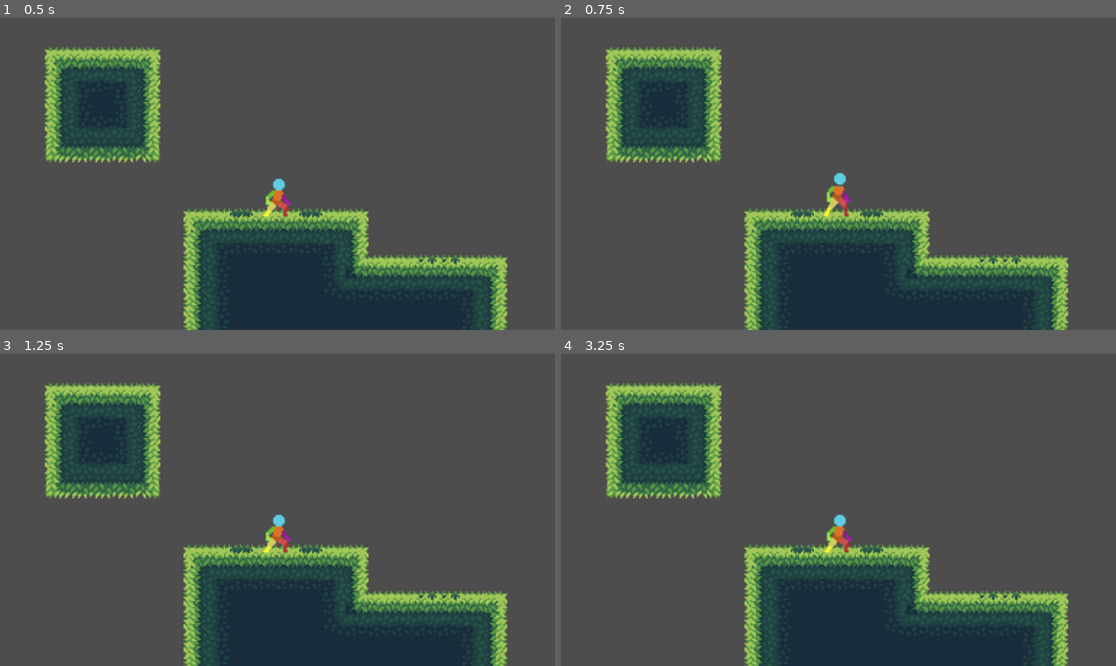
Above: before the commit, frames 1-4 (two rows, left to right).
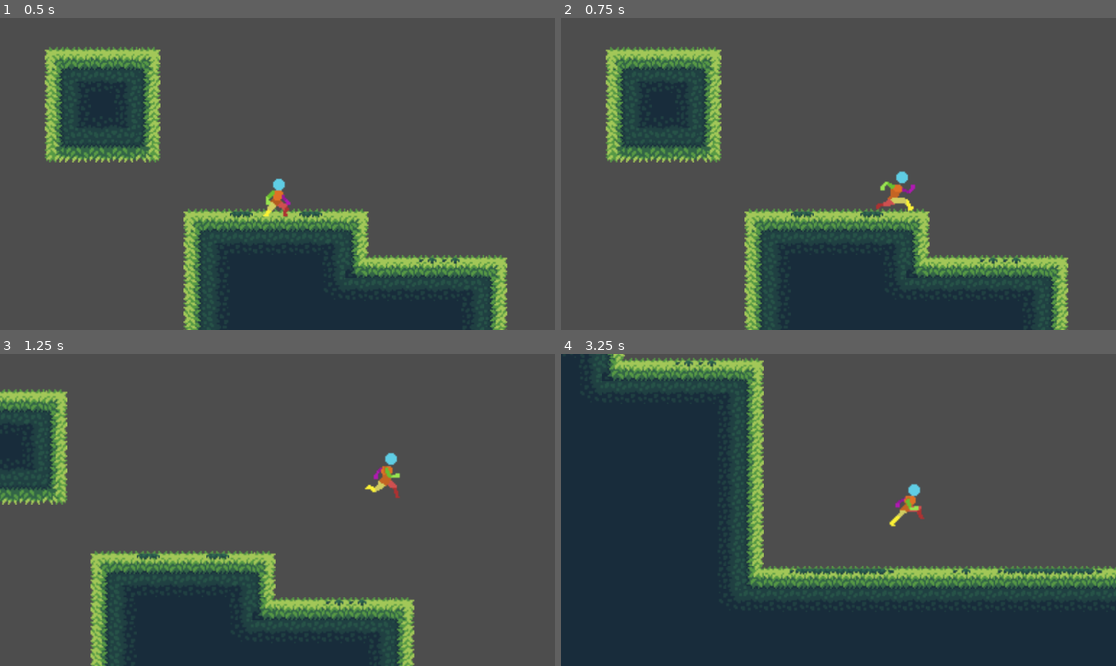
Above: after the commit, the same moments.

Repository: Allus-Interactive/platform-combat-game
Game: Godot game, scene res://scenes/main.tscn
Same seed, same stepped clock (60 frames per second), same inputs: the game is played once before the commit and once after it.
Inputs:
- Up to frame 1 (0.5 s): no input
- Up to frame 2 (0.75 s): tap Enter at 0.5 s; hold D (move_right) from 0.53 s (still down); tap O (roll) at 0.6 s
- Up to frame 3 (1.25 s): keep holding D (move_right); tap Space (jump) at 0.77 s
- Up to frame 4 (3.25 s): tap F (toggle_weapon) at 1.35, 2.85 s; tap Space (jump) at 1.52, 3.02 s; release D (move_right) at 2.03 s; hold A (move_left) 2.03-2.78 s; tap O (roll) at 2.1 s; hold D (move_right) from 2.78 s (still down)

Frame 1 is identical in both runs. In frame 2, 0.7% of the frame differs, in the area x 47-64%, y 48-64%; in frame 3, 29%; in frame 4, 45%, in the area x 0-100%, y 0-100%.
Error before the commit: Attempt to call function 'check_if_can_move' in base 'null instance' on a null instance. (res://scripts/player.gd:76)

Commit message:
created state nodes

Diff:
--- a/scenes/player.tscn
+++ b/scenes/player.tscn
@@ -9,6 +9,10 @@
 [ext_resource type="Texture2D" uid="uid://docoxrsi7v0in" path="res://assets/player/player_run.png" id="4_pw4qu"]
 [ext_resource type="Texture2D" uid="uid://bxn2vhy32qafg" path="res://assets/player/player_roll.png" id="5_teqtv"]
 [ext_resource type="Texture2D" uid="uid://2sxea53vksow" path="res://assets/player/player_sword_run.png" id="8_3nr68"]
+[ext_resource type="Script" path="res://scripts/character_state_machine.gd" id="10_26bl0"]
+[ext_resource type="Script" path="res://scripts/ground_state.gd" id="11_jhcou"]
+[ext_resource type="Script" path="res://scripts/air_state.gd" id="12_k7mg6"]
+[ext_resource type="Script" path="res://scripts/landing_state.gd" id="13_n5rx8"]
 
 [sub_resource type="AtlasTexture" id="AtlasTexture_52jci"]
 atlas = ExtResource("2_klygd")
@@ -518,6 +522,21 @@
 
 [sub_resource type="RectangleShape2D" id="RectangleShape2D_35vab"]
 size = Vector2(19, 26)
+
+[sub_resource type="Animation" id="Animation_l65ve"]
+length = 0.001
+tracks/0/type = "value"
+tracks/0/imported = false
+tracks/0/enabled = true
+tracks/0/path = NodePath(".:frame")
+tracks/0/interp = 1
+tracks/0/loop_wrap = true
+tracks/0/keys = {
+"times": PackedFloat32Array(0),
+"transitions": PackedFloat32Array(1),
+"update": 1,
+"values": [0]
+}
 
 [sub_resource type="Animation" id="Animation_qqwf2"]
 resource_name = "idle"
@@ -557,21 +576,6 @@
 "transitions": PackedFloat32Array(1, 1, 1, 1, 1, 1, 1, 1, 1, 1),
 "update": 1,
 "values": [0, 1, 2, 3, 4, 5, 6, 7, 8, 9]
-}
-
-[sub_resource type="Animation" id="Animation_l65ve"]
-length = 0.001
-tracks/0/type = "value"
-tracks/0/imported = false
-tracks/0/enabled = true
-tracks/0/path = NodePath(".:frame")
-tracks/0/interp = 1
-tracks/0/loop_wrap = true
-tracks/0/keys = {
-"times": PackedFloat32Array(0),
-"transitions": PackedFloat32Array(1),
-"update": 1,
-"values": [0]
 }
 
 [sub_resource type="Animation" id="Animation_tsto1"]
@@ -676,4 +680,18 @@
 anim_player = NodePath("../AnimationPlayer")
 parameters/Move/blend_position = 0
 
+[node name="CharacterStateMachine" type="Node" parent="." node_paths=PackedStringArray("current_state")]
+script = ExtResource("10_26bl0")
+current_state = NodePath("Ground")
+
+[node name="Ground" type="Node" parent="CharacterStateMachine"]
+script = ExtResource("11_jhcou")
+
+[node name="Air" type="Node" parent="CharacterStateMachine"]
+script = ExtResource("12_k7mg6")
+
+[node name="Landing" type="Node" parent="CharacterStateMachine"]
+script = ExtResource("13_n5rx8")
+can_move = false
+
 [connection signal="animation_finished" from="AnimatedSprite2D" to="." method="_on_animated_sprite_2d_animation_finished"]
Not shown: 1 places in scenes/player.tscn that only renumber resources
